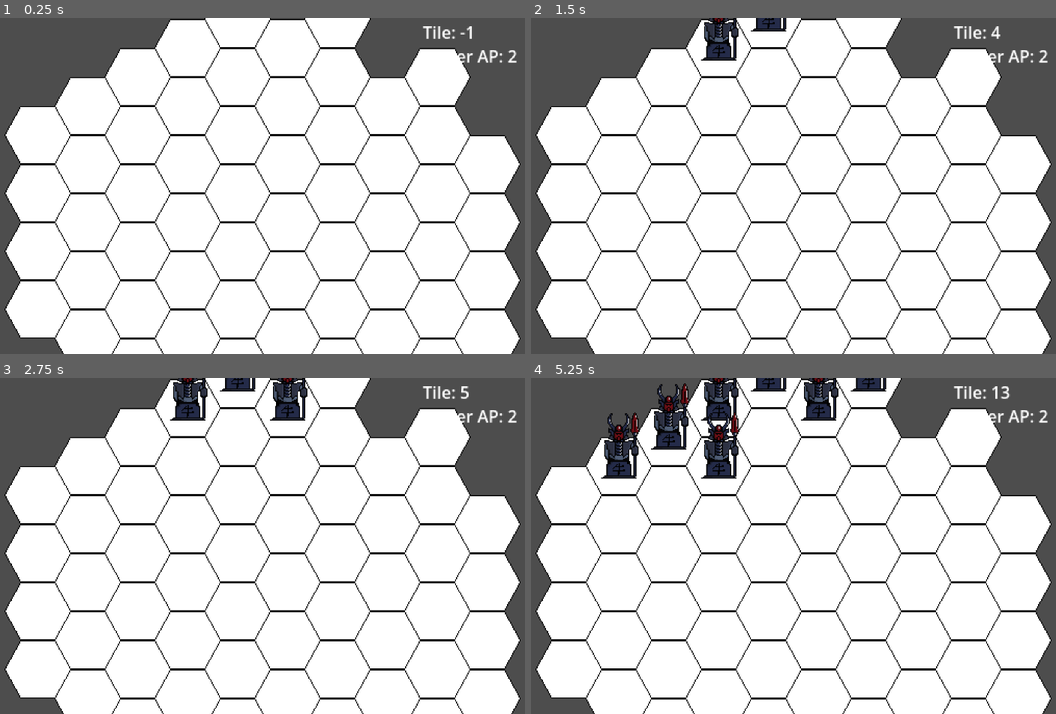
Above: before the commit, frames 1-4 (two rows, left to right).
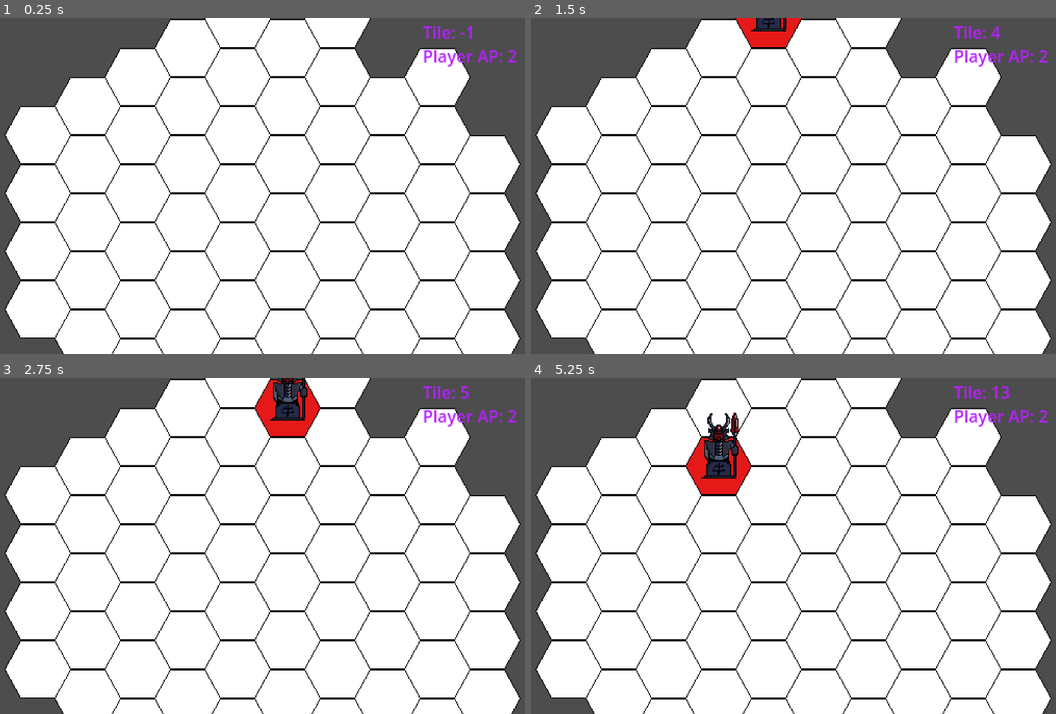
Above: after the commit, the same moments.

Repository: jy4be/gamejam-2025
Game: Godot game, scene res://root.tscn
Two runs of this game, one before a commit and one after it. Both use one fixed random seed, a clock stepped at 60 frames per second and the inputs below.
Inputs (mouse positions are in pixels of both pictures, inside the frame that each line leads up to):
- Up to frame 1 (0.25 s): no input
- Up to frame 2 (1.5 s): tap Enter at 0.5 s; move the mouse to (720, 48) at 0.52 s; click (720, 48) at 0.67 s; tap Space at 1.25 s; move the mouse to (767, 18) at 1.27 s; click (767, 18) at 1.42 s
- Up to frame 3 (2.75 s): tap Enter at 2 s; move the mouse to (288, 408) at 2.02 s; click (288, 408) at 2.17 s
- Up to frame 4 (5.25 s): tap Space at 2.75, 4.25 s; move the mouse to (867, 378) at 2.77 s; click (867, 378) at 2.92 s; tap Enter at 3.5 s; move the mouse to (620, 465) at 3.52 s; click (620, 465) at 3.67 s; move the mouse to (667, 438) at 4.27 s; click (667, 438) at 4.42 s; move the mouse to (720, 465) at 5.02 s; click (720, 465) at 5.17 s

The runs differ from the first frame. In frame 1, 0.5% of the frame differs, in the area x 80-99%, y 2-15%; in frame 2, 1.8%; in frame 3, 2.4%; in frame 4, 5.3%, in the area x 13-99%, y 0-35%.
Error after the commit: Invalid assignment of property or key 'texture' with value of type 'CompressedTexture2D' on a base object of type 'Nil'. (res://Scripts/unit.gd:17)

Commit message:
worked on Unit spawning

Diff:
--- a/Scripts/Player.gd
+++ b/Scripts/Player.gd
@@ -2,7 +2,12 @@
 
 class_name Player
 
-var ActionPoints: int = 2
+const ACTION_POINT_MAX: int = 2
+
+var ActionPoints: int = ACTION_POINT_MAX
 @export var GeneralSkin: Resource
 @export var PawnSkin: Resource
 @export var PlayerName: String
+
+func turnReset():
+	ActionPoints = ACTION_POINT_MAX
--- a/Scripts/Tile.gd
+++ b/Scripts/Tile.gd
@@ -2,6 +2,34 @@
 class_name Tile
 
 @onready var sprite: Sprite2D = $Sprite2D
+
+var _tileState: int = 0
+
+enum TILE_STATE {
+	SELECTED = 0x01,
+	HOVERED = 0x08,
+	FLIPPED = 0x02,
+	ALREADY_TRIGGERED = 0x04
+}
+
+func setStateFlag(flag: TILE_STATE, value: bool):
+	if value:
+		_tileState |= flag
+	else:
+		_tileState &= ~flag
+
+	updateTileTexture()
+
+func isStateFlag(flag: TILE_STATE) -> bool:
+	return (_tileState & flag) == flag
+
+func updateTileTexture() -> void:
+	if isStateFlag(TILE_STATE.SELECTED):
+		sprite.texture = load("res://Assets/Bestagon_flip.png")
+	elif isStateFlag(TILE_STATE.HOVERED):
+		sprite.texture = load("res://Assets/Bestagon_flop.png")
+	else:
+		sprite.texture = load("res://Assets/Bestagon.png")
 
 
 func getSize() -> Vector2i:
--- a/Scripts/root.gd
+++ b/Scripts/root.gd
@@ -6,7 +6,10 @@
 
 var currentPlayer: Player
 var players: Array = []
-var currentSelectedTileIndex: int = -1
+var units: Array = []
+
+var currentHoveredTileIndex: int = -1
+var selectedTileIndex: int = -1
 
 # Called when the node enters the scene tree for the first time.
 func _ready() -> void:
@@ -15,18 +18,30 @@
 	map.generate(Vector2i(10, 10))
 	SignalBus.connect("MouseTileHover",
 		func(tile: Tile):
-			currentSelectedTileIndex = map.getPositionOfTile(tile))
+			currentHoveredTileIndex = map.getPositionOfTile(tile)
+			tile.setStateFlag(Tile.TILE_STATE.HOVERED, true))
 	SignalBus.connect("MouseTileExit",
 		func(tile: Tile):
-			if tile == map.mapBuffer[currentSelectedTileIndex]:
-				currentSelectedTileIndex = -1)
+			if tile == map.mapBuffer[currentHoveredTileIndex]:
+				currentHoveredTileIndex = -1
+			tile.setStateFlag(Tile.TILE_STATE.HOVERED, false))
 
 # Called every frame. 'delta' is the elapsed time since the previous frame.
 func _process(delta: float) -> void:
-	label.text = "Tile: %d\nPlayer AP: %d" % [currentSelectedTileIndex, currentPlayer.ActionPoints]
+	label.text = "Tile: %d\nPlayer AP: %d" % [currentHoveredTileIndex, currentPlayer.ActionPoints]
 	if Input.is_mouse_button_pressed(MOUSE_BUTTON_LEFT):
-		if currentSelectedTileIndex >= 0:
-			createUnit(load("res://scenes/unit.tscn"), currentPlayer, currentSelectedTileIndex)
+		if selectedTileIndex >= 0:
+			map.mapBuffer[selectedTileIndex].setStateFlag(Tile.TILE_STATE.SELECTED, false)
+		selectedTileIndex = currentHoveredTileIndex
+		if currentHoveredTileIndex >= 0:
+			if len(units) > 0:
+				destroyUnit(0)
+			createUnit(load("res://scenes/unit.tscn"), currentPlayer, currentHoveredTileIndex)
+	if selectedTileIndex >= 0:
+		map.mapBuffer[selectedTileIndex].setStateFlag(Tile.TILE_STATE.SELECTED, true)
+
+func turnReset():
+	pass
 
 func enlistPlayers() -> void:
 	players.append_array(
@@ -34,11 +49,16 @@
 		.map(
 			func(n: Node) -> Player: return n))
 
-func createUnit(unitScene, owningPlayer: Player, tileIndex: int) -> void:
-	var unit: Unit = unitScene.instantiate()
+func createUnit(unitScene: Resource, owningPlayer: Player, tileIndex: int) -> void:
+	var unit:Unit = Unit.New_Unit(currentPlayer, tileIndex, Unit.UNITTYPE.GENERAL)
 	add_child(unit)
-	unit.controller = owningPlayer
-	unit.health = 2
-	unit.setType(Unit.UNITTYPE.GENERAL)
-	var tileToSpawn: Tile = map.mapBuffer[tileIndex]
-	unit.transform.origin = tileToSpawn.transform.get_origin()
+	units.append(unit)
+	moveUnitToTile(unit)
+
+func moveUnitToTile(unit: Unit):
+	var targetTile: Tile = map.mapBuffer[unit.currentOccupiedTileIndex]
+	unit.transform.origin = targetTile.transform.get_origin()
+
+func destroyUnit(unitIndex: int) -> void:
+	var unit: Unit = units.pop_at(unitIndex)
+	unit.queue_free()
--- a/Scripts/unit.gd
+++ b/Scripts/unit.gd
@@ -7,6 +7,9 @@
 
 var health: int = 2
 var controller: Player
+var currentOccupiedTileIndex: int
+
+var _hasMoved: bool
 
 func setType(type: UNITTYPE):
 	match type:
@@ -14,6 +17,22 @@
 			sprite.texture = controller.GeneralSkin
 		UNITTYPE.PAWN:
 			sprite.texture = controller.PawnSkin
+
+func turnReset():
+	pass
+
+func move(tileIndex: int) -> void:
+	pass
+
+static func New_Unit(belongsTo: Player, occupiedTile: int, type: UNITTYPE) -> Unit:
+	var scene: PackedScene = load("res://scenes/unit.tscn")
+	var unit: Unit = scene.instantiate()
+	print(belongsTo.GeneralSkin)
+	unit.controller = belongsTo
+	unit.health = 2
+	unit.currentOccupiedTileIndex = occupiedTile
+	unit.setType(type)
+	return unit
 
 # Called when the node enters the scene tree for the first time.
 func _ready() -> void:
--- a/root.tscn
+++ b/root.tscn
@@ -1,10 +1,12 @@
-[gd_scene load_steps=6 format=3 uid="uid://dte8xkav6c04v"]
+[gd_scene load_steps=7 format=3 uid="uid://dte8xkav6c04v"]
 
 [ext_resource type="Script" uid="uid://dn1xxs0hhtkyl" path="res://Scripts/map.gd" id="1_pq8q7"]
 [ext_resource type="Script" uid="uid://b1tuayhgkl7c2" path="res://Scripts/root.gd" id="1_pyidc"]
 [ext_resource type="PackedScene" uid="uid://dfy0gq0hrpvb7" path="res://scenes/player.tscn" id="3_vvh5c"]
 [ext_resource type="Texture2D" uid="uid://dnv1xew0uhlk5" path="res://Assets/Shogun_rot.png" id="4_jnlp7"]
 [ext_resource type="Texture2D" uid="uid://cgbfnuukcps8r" path="res://Assets/Shogun_OX.png" id="5_l8v81"]
+
+[sub_resource type="CanvasItemMaterial" id="CanvasItemMaterial_jnlp7"]
 
 [node name="Root" type="Node2D"]
 script = ExtResource("1_pyidc")
@@ -26,10 +28,12 @@
 [node name="UIComponents" type="Node" parent="."]
 
 [node name="RichTextLabel" type="RichTextLabel" parent="UIComponents"]
+material = SubResource("CanvasItemMaterial_jnlp7")
 offset_left = 370.0
 offset_top = 1.0
 offset_right = 534.0
 offset_bottom = 71.0
+theme_override_colors/default_color = Color(0.7176471, 0.1254902, 1, 1)
 text = "---"
 
 [connection signal="ready" from="Map" to="Map" method="_on_ready"]
Binary file added: Assets/Bestagon_flop.png
Not shown, added: Assets/Bestagon_flop.png.import
